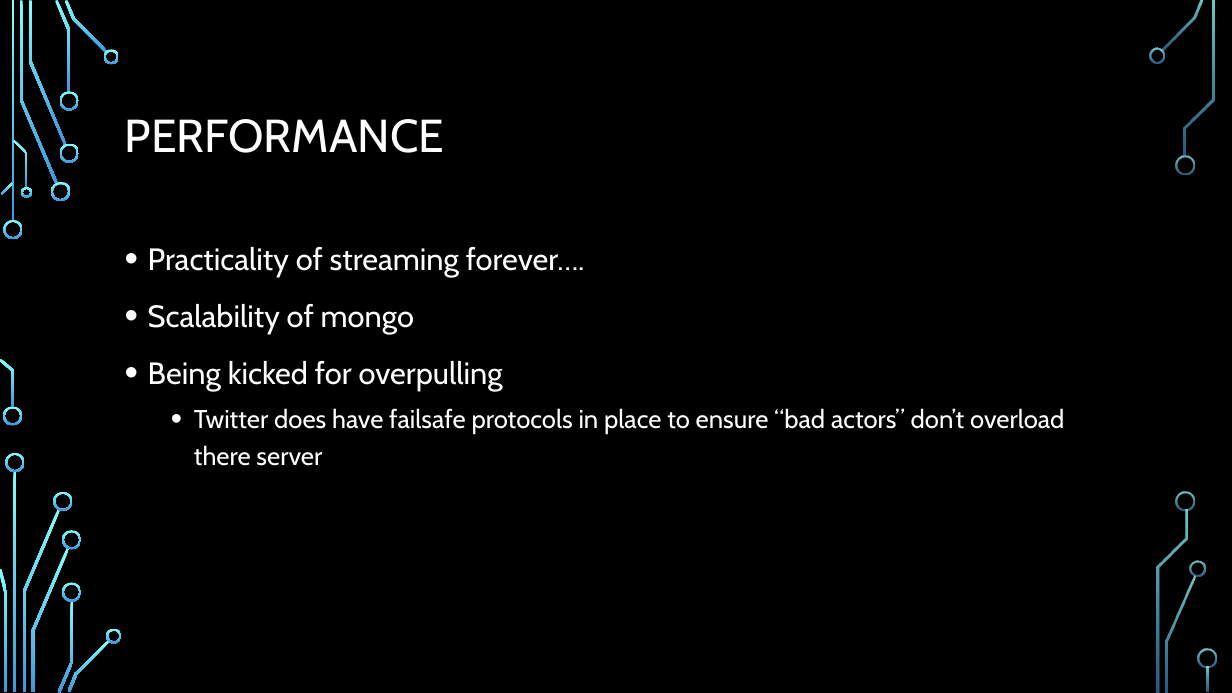
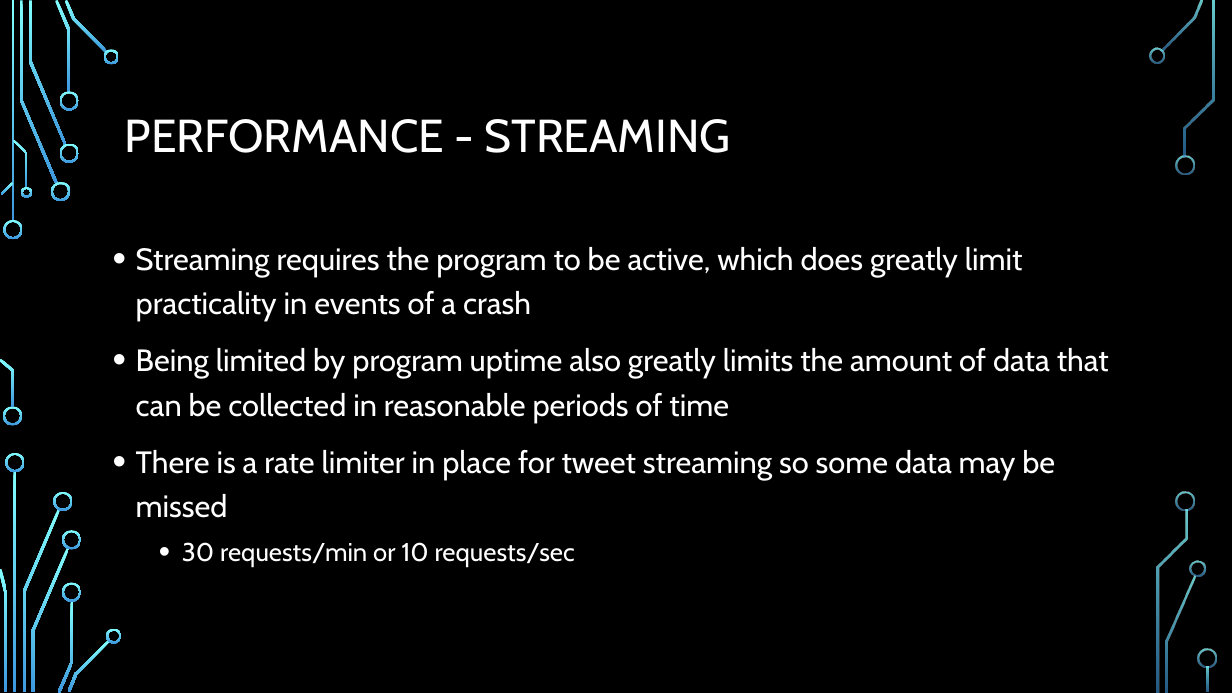
Before and after one commit to cdmorgan103/TwitterData7330, a slide deck: slide 6 of 7330 Twitter data project Presentation.pptx (slide 7 before the commit). Drawn at 1232x693 pixels with LibreOffice and Linux fonts; fonts in the diff are those of the drawing; background and template pictures are left out. Boxes give left, top, right and bottom in pixels: in the first picture for what was removed or moved away, otherwise in the second. Text is boxed around its words. In the diff, an @@ line names an element or a change of style, - is before the commit and + after.

```diff
--- a/7330 Twitter data project Presentation.pptx
+++ b/7330 Twitter data project Presentation.pptx
@@ title at bbox=[125, 119, 730, 153]: text changed @@
-PERFORMANCE
+PERFORMANCE - STREAMING
@@ text at bbox=[136, 247, 1109, 567]: text changed; size 20 to 24 pt @@
-• Practicality of streaming forever….
-• Scalability of mongo
-• Being kicked for overpulling
-  • Twitter does have failsafe protocols in place to ensure “bad actors” don’t overload there server
+• Streaming requires the program to be active, which does greatly limit practicality in events of a crash
+• Being limited by program uptime also greatly limits the amount of data that can be collected in reasonable periods of time
+• There is a rate limiter in place for tweet streaming so some data may be missed
+  • 30 requests/min or 10 requests/sec
```
Also in this commit, not shown: 1 other slide changed, 1 slide added.
